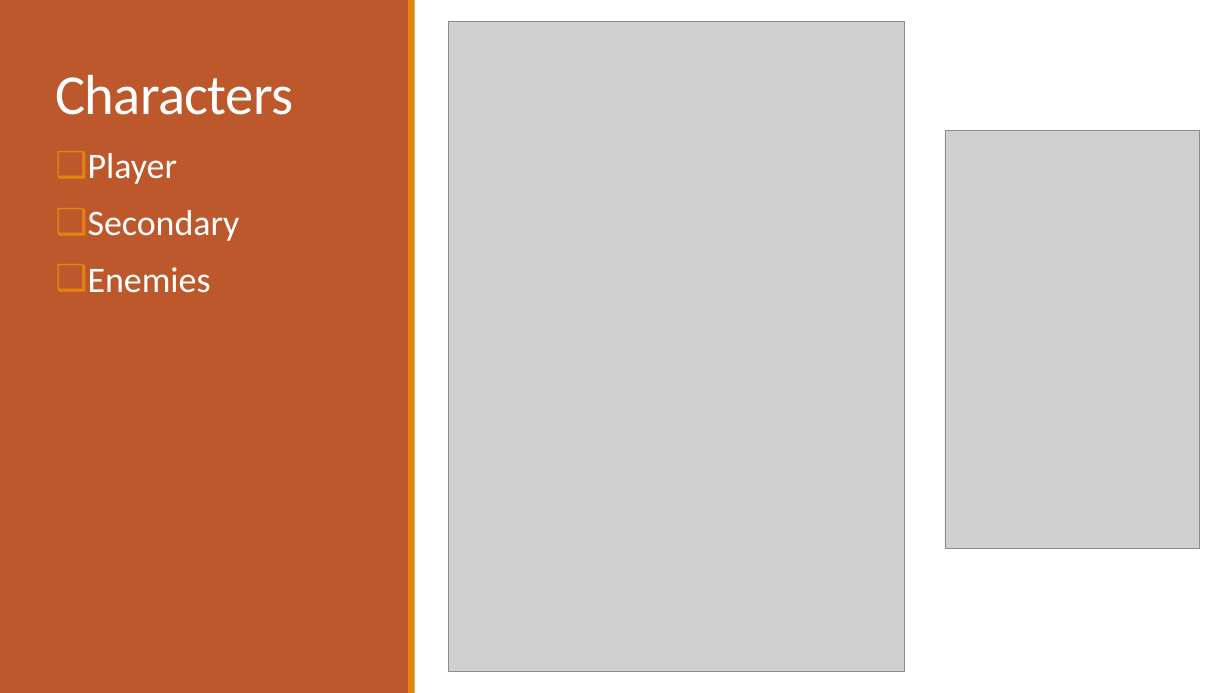
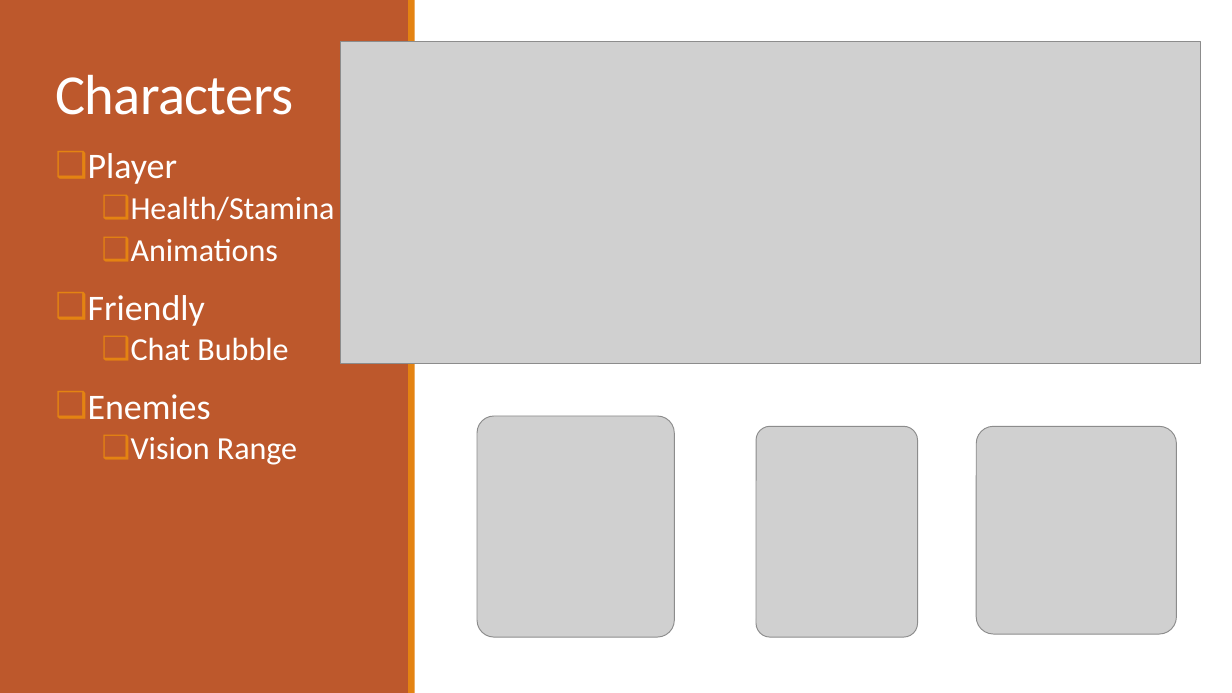
Before and after one commit to jonnynabors/Belly-Of-The-Beast, a slide deck: slide 8 of Documentation/Design Document/UnityDesignPresentation.pptx. Drawn at 1232x693 pixels with LibreOffice and Linux fonts; fonts in the diff are those of the drawing; grey boxes stand for pictures. Boxes give left, top, right and bottom in pixels: in the first picture for what was removed or moved away, otherwise in the second. Text is boxed around its words. In the diff, an @@ line names an element or a change of style, - is before the commit and + after.

```diff
--- a/Documentation/Design Document/UnityDesignPresentation.pptx
+++ b/Documentation/Design Document/UnityDesignPresentation.pptx
@@ picture removed at (449, 21, 906, 671) @@
@@ picture added at (340, 42, 1201, 363) @@
@@ picture removed at (945, 130, 1200, 549) @@
@@ text at (88, 196, 335, 361): text changed; size 28 to 25 pt @@
-❑ Secondary
+  ❑ Health/Stamina
+  ❑ Animations
+❑ Friendly
+  ❑ Chat Bubble
@@ picture added at (477, 416, 675, 637) @@
@@ text at (131, 437, 297, 465): paragraph added @@
+  ❑ Vision Range
@@ picture added at (756, 426, 918, 637) @@
@@ picture added at (977, 426, 1177, 634) @@
```
Also in this commit, not shown: 8 other slides changed, 2 slides added, 3 slides removed, 1 other file.
